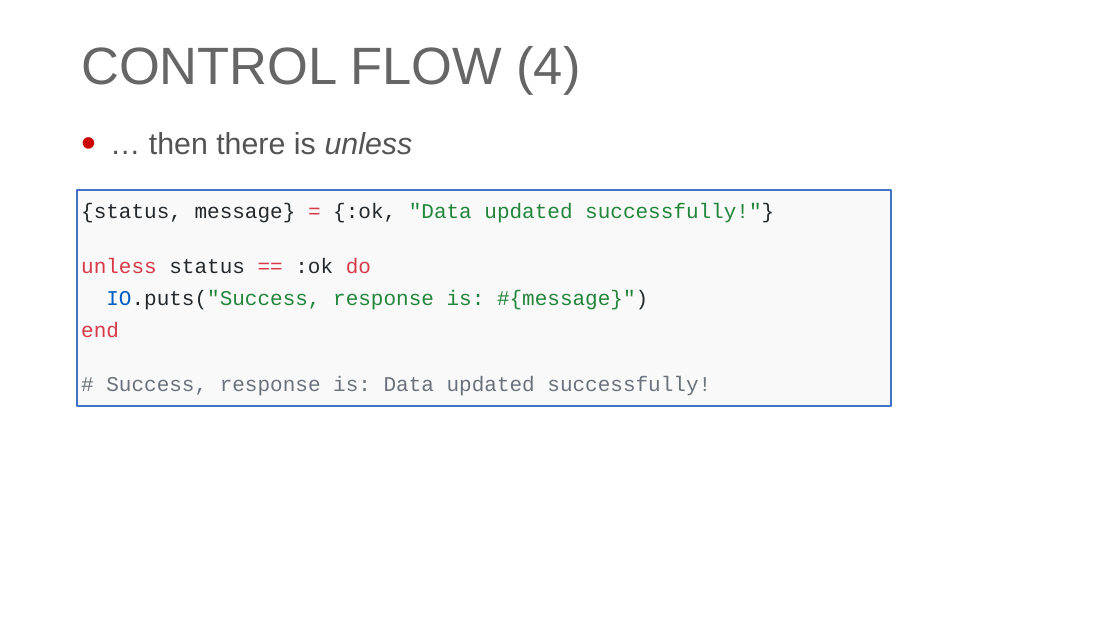
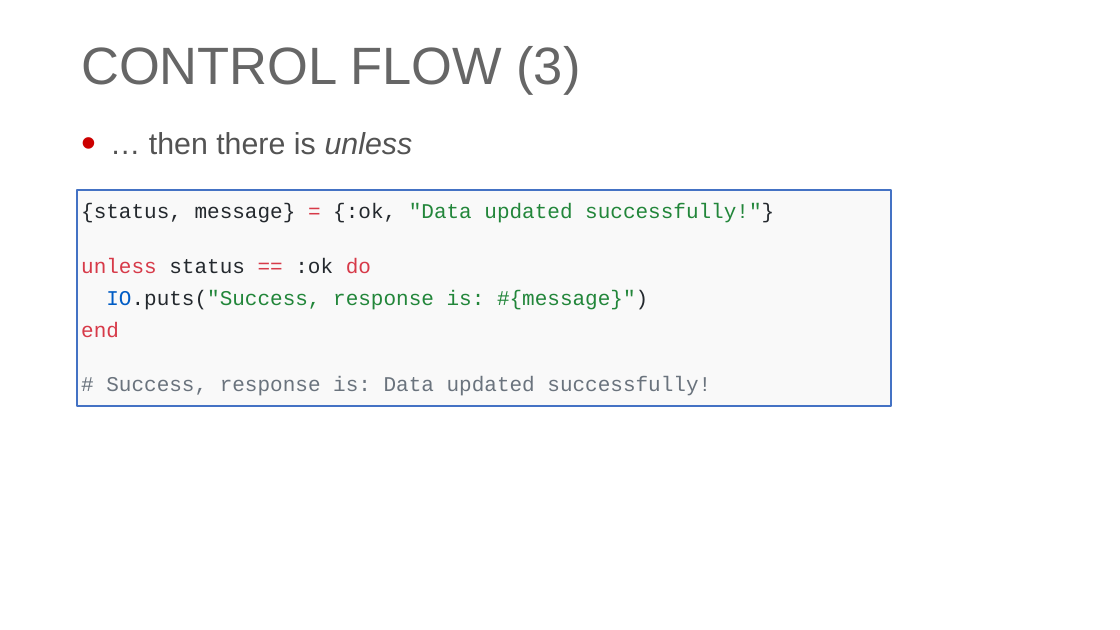
Before and after one commit to georgiyolovski/elixir-workshop, a slide deck: slide 30 of day1/Elixir - Day 1.pptx (slide 23 before the commit). Drawn at 1120x630 pixels with LibreOffice and Linux fonts; fonts in the diff are those of the drawing; background and template pictures are left out. Boxes give left, top, right and bottom in pixels: in the first picture for what was removed or moved away, otherwise in the second. Text is boxed around its words. In the diff, an @@ line names an element or a change of style, - is before the commit and + after.

```diff
--- a/day1/Elixir - Day 1.pptx
+++ b/day1/Elixir - Day 1.pptx
@@ title at (81,46,580,95): text changed @@
-CONTROL FLOW (4)
+CONTROL FLOW (3)
```
Also in this commit, not shown: 6 other slides changed, 3 slides added.
